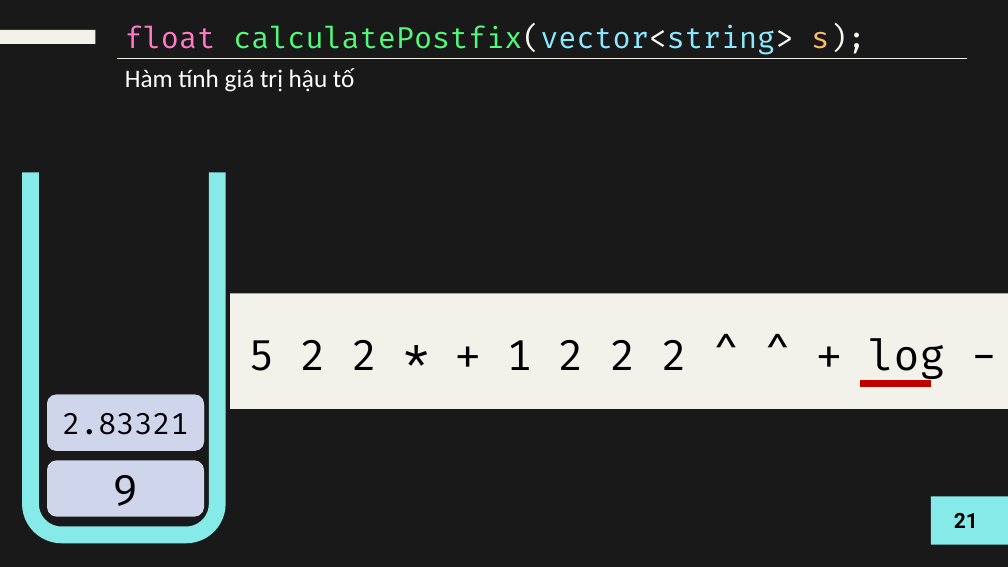
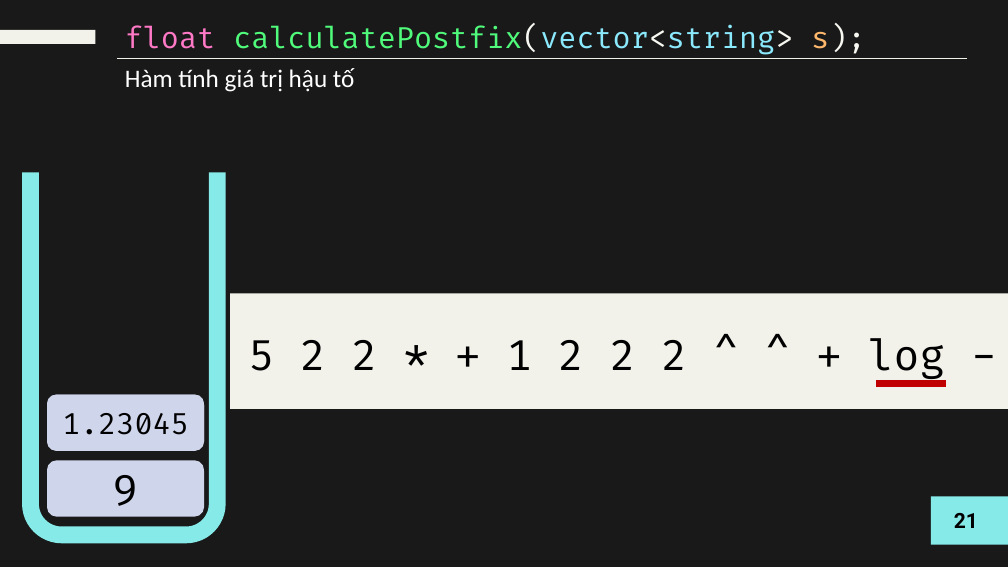
Before and after one commit to ngocson1042002/Project-OOP, a slide deck: slide 49 of Presentation-Bai2.pptx. Drawn at 1008x567 pixels with LibreOffice and Linux fonts; fonts in the diff are those of the drawing. Boxes give left, top, right and bottom in pixels: in the first picture for what was removed or moved away, otherwise in the second. Text is boxed around its words. In the diff, an @@ line names an element or a change of style, - is before the commit and + after.

```diff
--- a/Presentation-Bai2.pptx
+++ b/Presentation-Bai2.pptx
@@ line moved from (861, 383) - (931, 383) to (876, 383) - (947, 383) @@
@@ text in rounded rectangle at (x1=62, y1=413, x2=189, y2=435): text changed @@
-2.83321
+1.23045
```
Also in this commit, not shown: 5 other slides changed.
